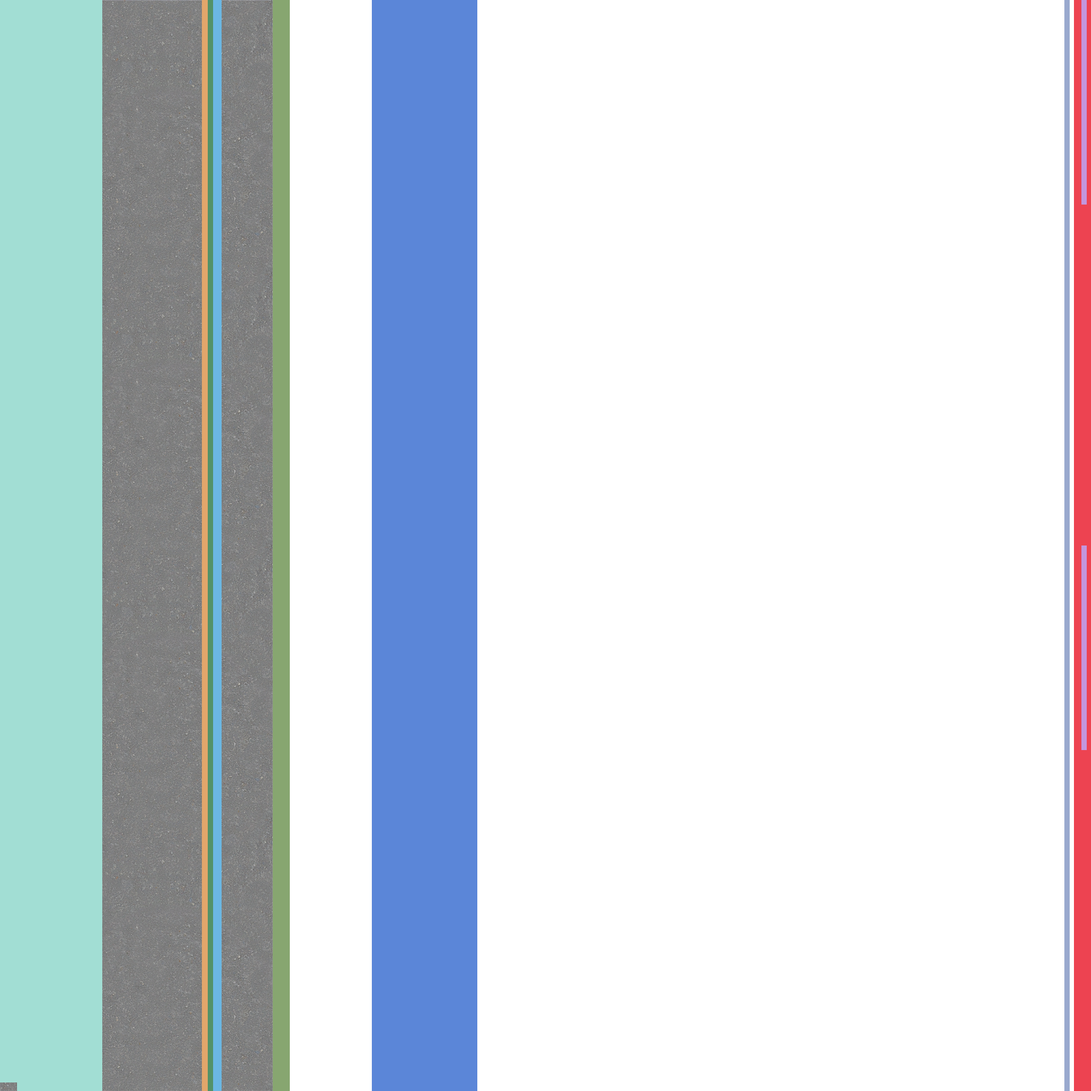
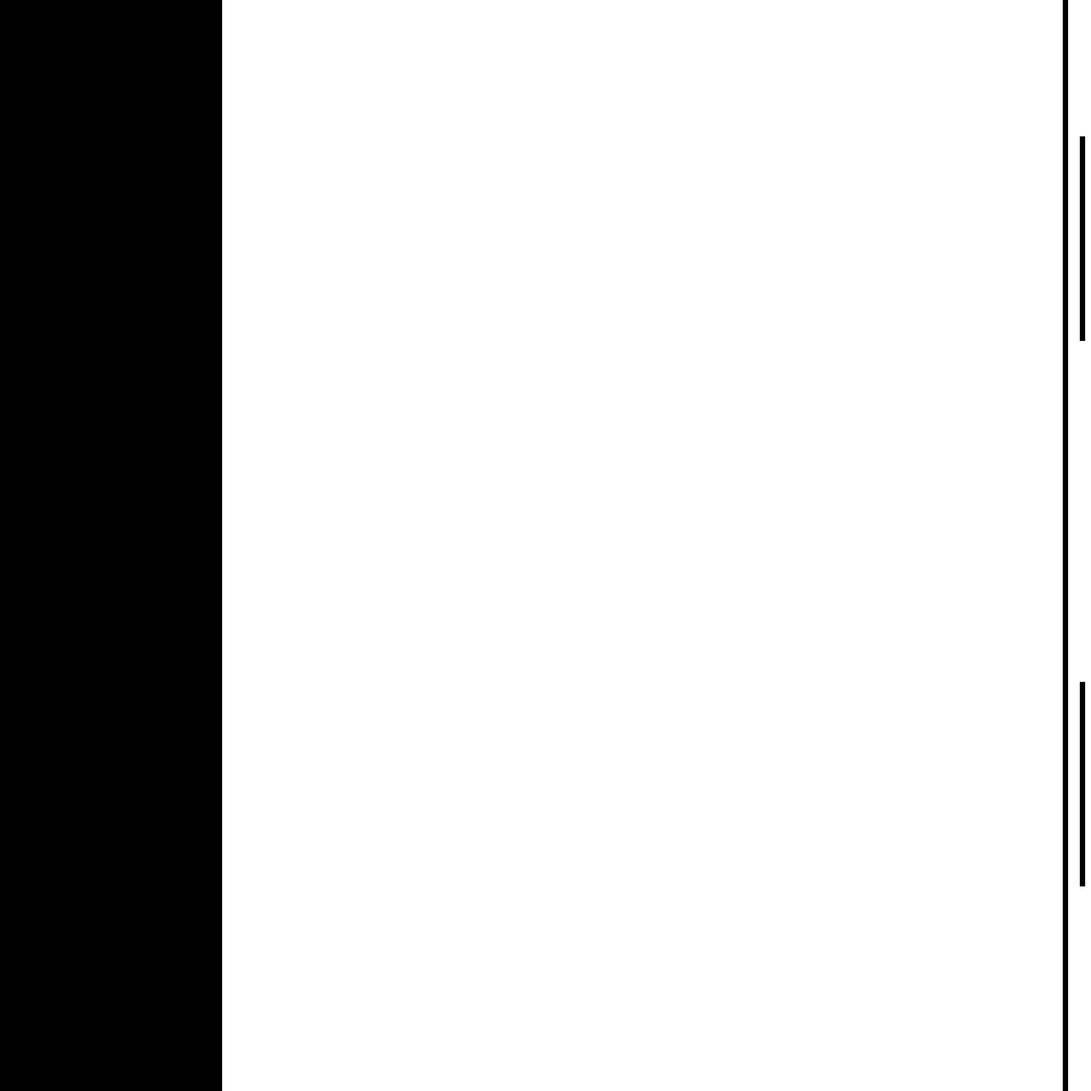
Two versions of the same layered image (w=1091, h=1091). Layer-by-layer changes:
moved "layer" into group "surface_d.png" over (0, 0, 1091, 1091)
moved "surface_base_2048" (2nd of 2, in "surface_d.png" › "layer") into group "layer", painted on it over (17, 0, 1088, 1091)
hid group "curb" (3 layers) over (201, 0, 220, 1091)
hid "surface_marking_dashed_0p15m_in_0p4m_band" over (1081, 0, 1088, 751)
moved "グループ 2" into group "surface_d.png" over (0, 0, 273, 1091)
added group "surface_r.png" with 6 layers above "surface_p.png" over (0, 0, 1091, 1091)
added layer "レイヤー 14" in group "surface_r.png" over (1063, 0, 1086, 1091)
added layer "レイヤー 13" in group "surface_r.png" over (0, 0, 223, 1091)
added layer "レイヤー 9" in group "surface_r.png" over (0, 0, 1091, 1091)
added layer "レイヤー 2" in group "surface_r.png" over (0, 0, 1091, 1091)
added group "surface_p.png" with 2 layers above "surface_a.png" over (0, 0, 1091, 1091)
added layer "レイヤー 11" in group "surface_p.png" over (0, 0, 205, 1091)
added layer "レイヤー 12" in group "surface_p.png" over (0, 0, 1091, 1091)
added group "surface_a.png" with 1 layers above "surface_n.png" over (0, 0, 1091, 1091)
added layer "レイヤー 15" in group "surface_a.png" over (0, 0, 1091, 1091)
added group "surface_n.png" with 1 layers over (0, 0, 1091, 1091)
added layer "road_normal_2048" in group "surface_n.png" over (0, 0, 1091, 1091)
